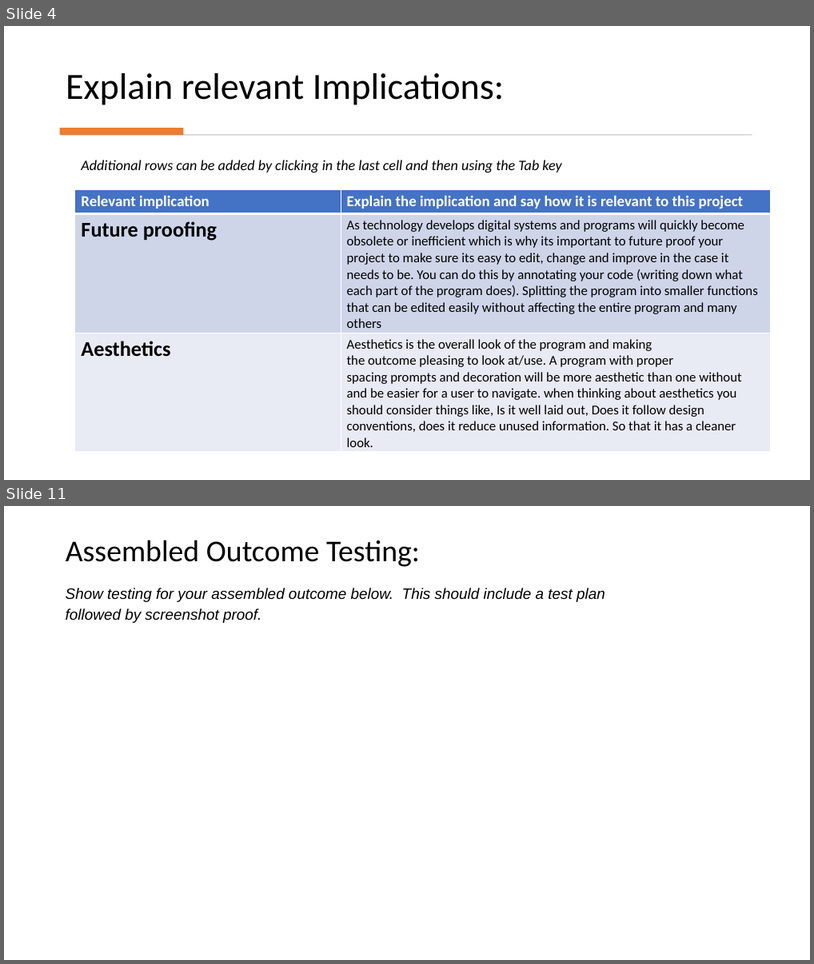
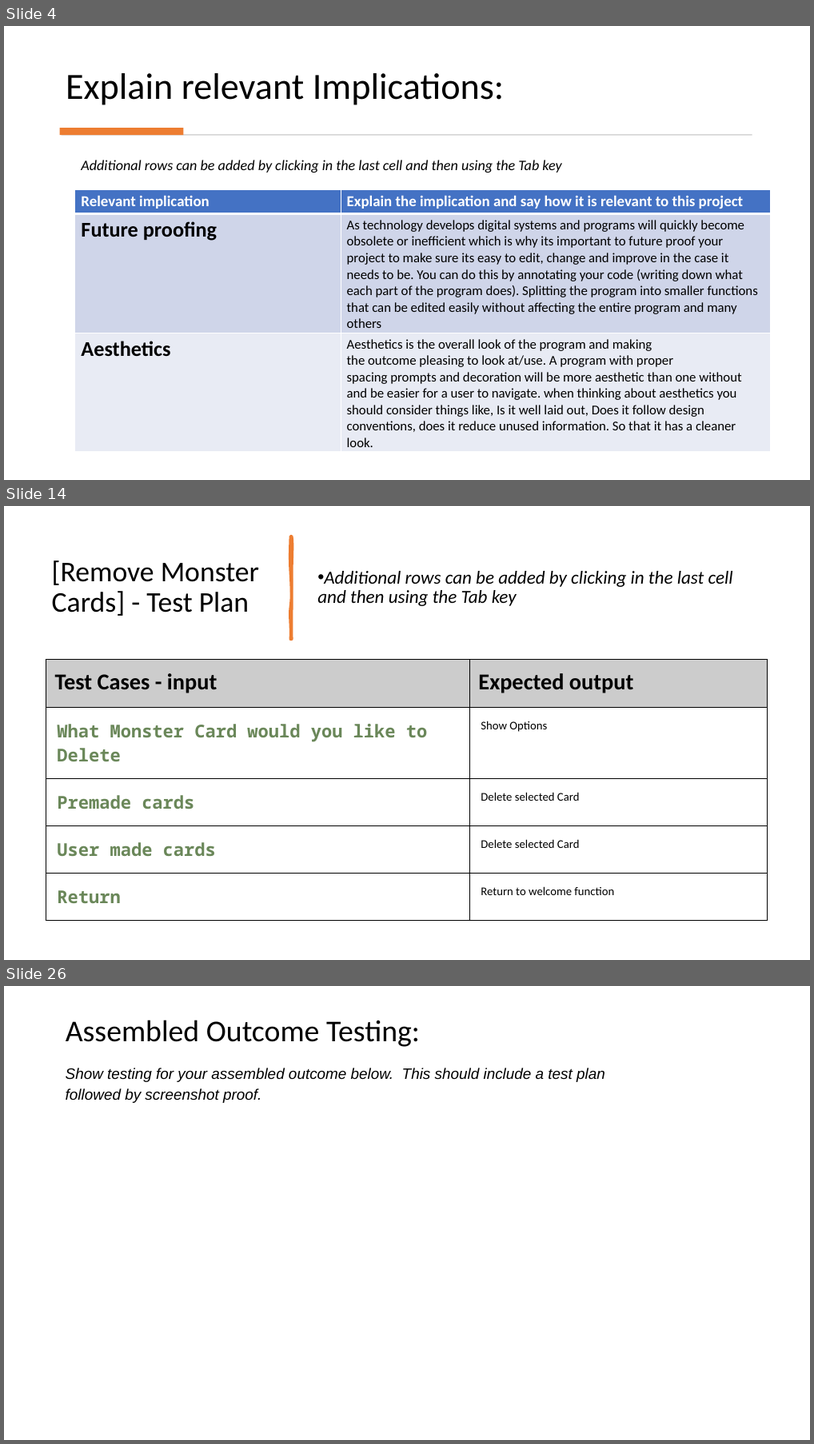
Before and after one commit to peter123321123321/Monster-Cards-Internal, a slide deck: 2.7 and 2.8 Documentation Template.pptx. Shown one above the other, each under a label of ours: slides 4 and 11 before the commit, slides 4, 14 and 26 after it; the slides between them are not shown. The pictures are 814x964 and 814x1444 pixels, drawn with LibreOffice and Linux fonts; fonts in the diff are those of the drawing. Boxes give left, top, right and bottom in pixels: in the first picture for what was removed or moved away, otherwise in the second. Text is boxed around its words. In the diff, an @@ line names an element or a change of style, - is before the commit and + after.

```diff
--- a/2.7 and 2.8 Documentation Template.pptx
+++ b/2.7 and 2.8 Documentation Template.pptx
@@ slide 14 added at <box>4,506,810,960</box>, background #FFFFFF @@
@@ freeform shape added at <box>290,536,292,639</box>, fill #ED7D31, outline #ED7D31 3.25 pt @@
@@ title added at <box>52,560,259,616</box>, 34 pt, text #000000 @@
+[Remove Monster Cards] - Test Plan
@@ text added at <box>318,571,734,606</box>, 22 pt, text #000000, italic @@
+• Additional rows can be added by clicking in the last cell and then using the Tab key
@@ table added at <box>46,659,768,918</box>, 5 rows, 2 columns @@
+Test Cases - input | Expected output
+What Monster Card would you like to Delete | Show Options
+Premade cards | Delete selected Card
+User made cards | Delete selected Card
+Return | Return to welcome function
@@ what was slide 11 is now slide 26 @@
```
Also in this commit, not shown: 6 slides changed, 14 other slides added, 5 other files.
